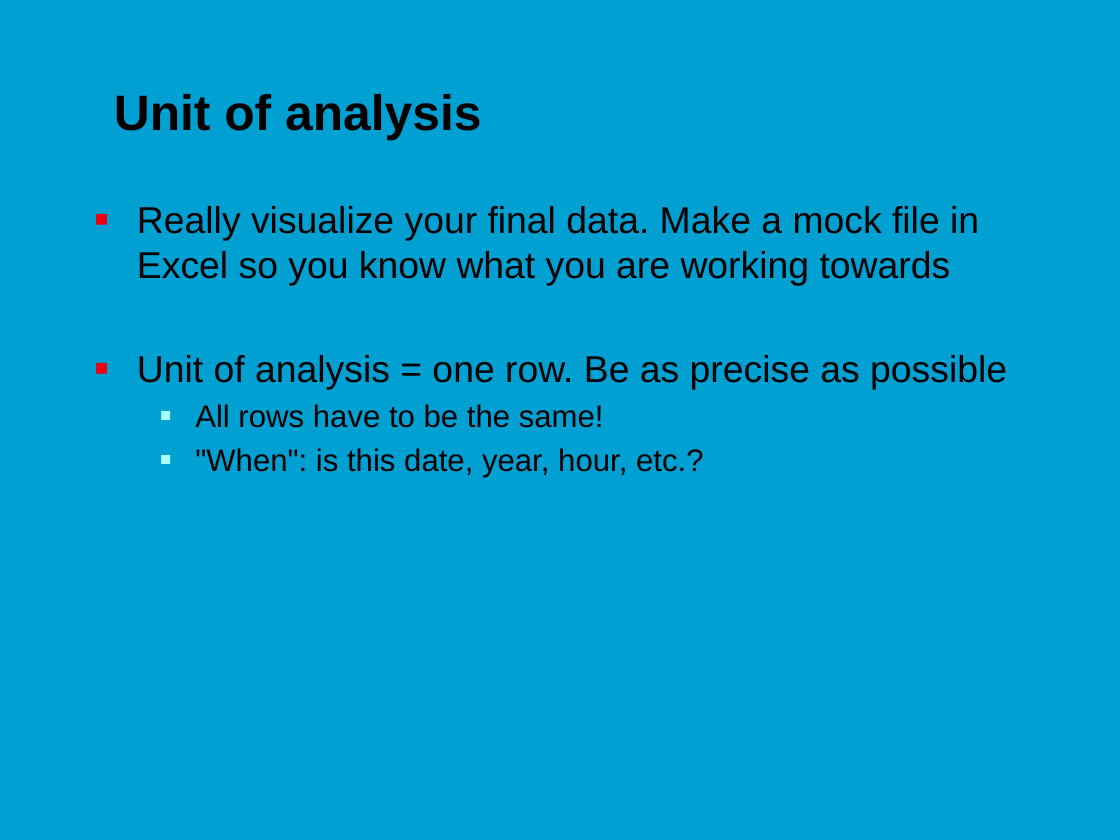
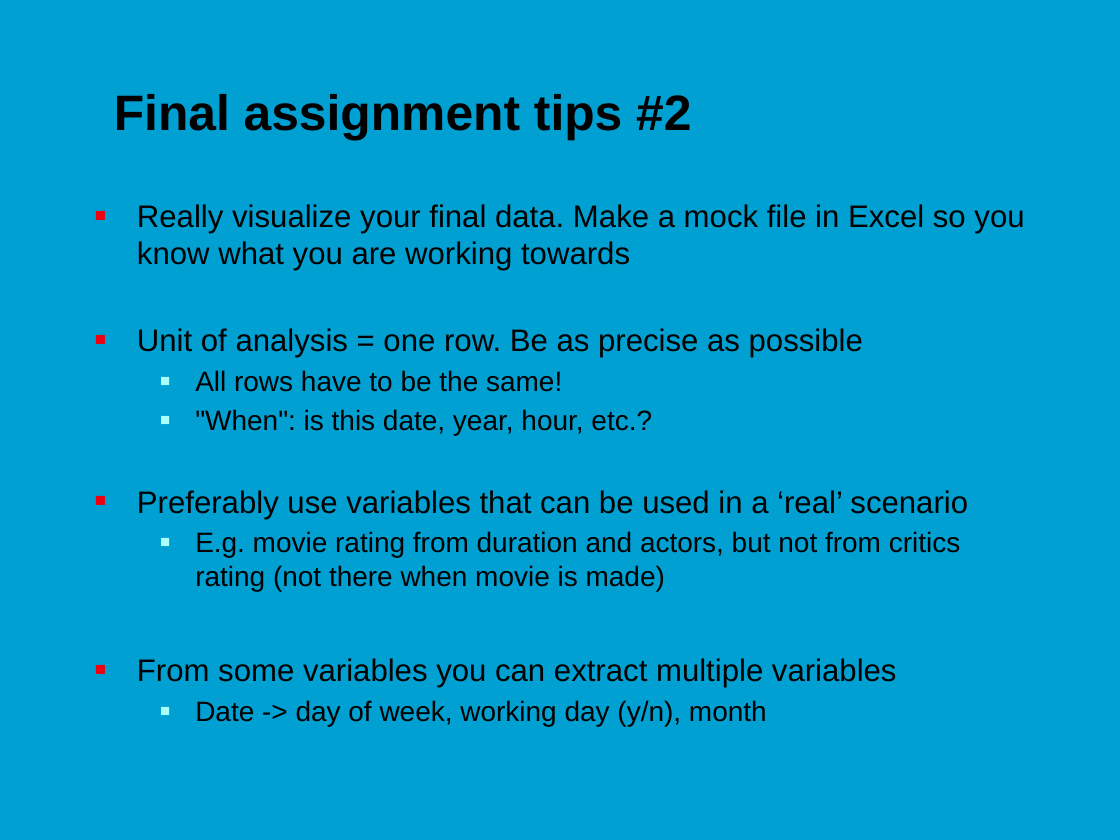
Before and after one commit to jonasmoons/data-driven-learning, a slide deck: slide 5 of slides/Week 5 - machine learning.pptx. Drawn at 1120x840 pixels with LibreOffice and Linux fonts; fonts in the diff are those of the drawing; background and template pictures are left out. Boxes give left, top, right and bottom in pixels: in the first picture for what was removed or moved away, otherwise in the second. Text is boxed around its words. In the diff, an @@ line names an element or a change of style, - is before the commit and + after.

Commit message:
updates

```diff
--- a/slides/Week 5 - machine learning.pptx
+++ b/slides/Week 5 - machine learning.pptx
@@ title at [114, 94, 691, 140]: text changed @@
-Unit of analysis
+Final assignment tips #2
@@ text at [137, 204, 1024, 436]: size 24 to 20 pt in "Really visualize your final data. Make a ...", "Unit of analysis = one row. Be ..."; size 20 to 18 pt in "All rows have to be the same!", ""When": is this date, year, hour, etc.?" @@
@@ text at [137, 531, 960, 726]: paragraphs added @@
+■ Preferably use variables that can be used in a ‘real’ scenario
+  ■ E.g. movie rating from duration and actors, but not from critics rating (not there when movie is made)
+■ From some variables you can extract multiple variables
+  ■ Date -> day of week, working day (y/n), month
```
Also in this commit, not shown: 2 other slides changed, 3 slides removed.
